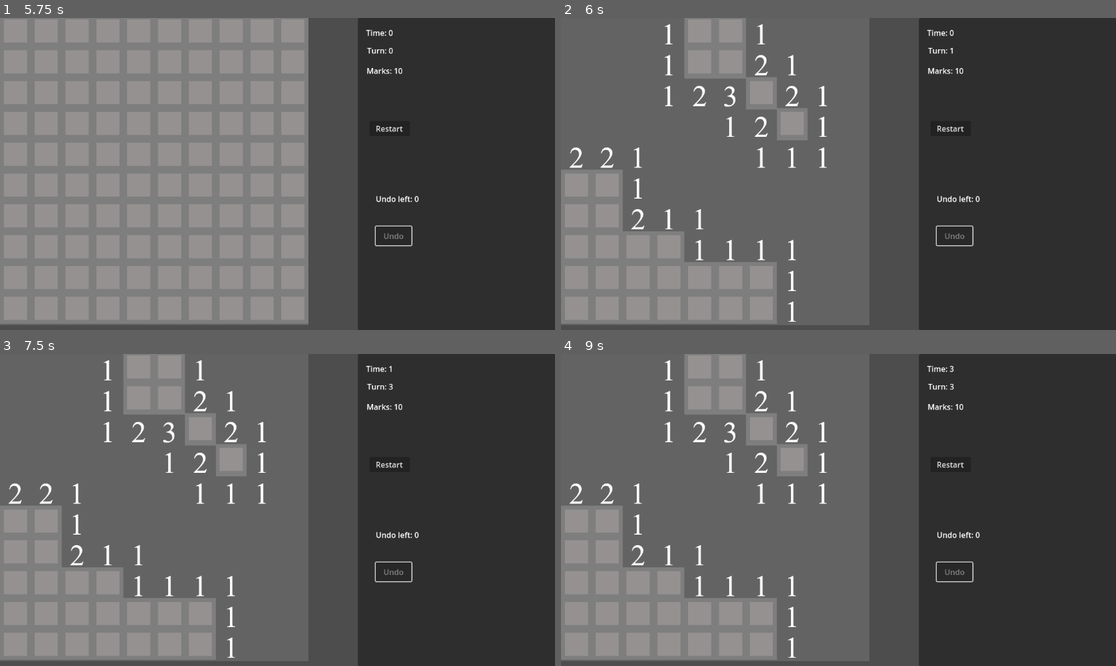
Above: before the commit, frames 1-4 (two rows, left to right).
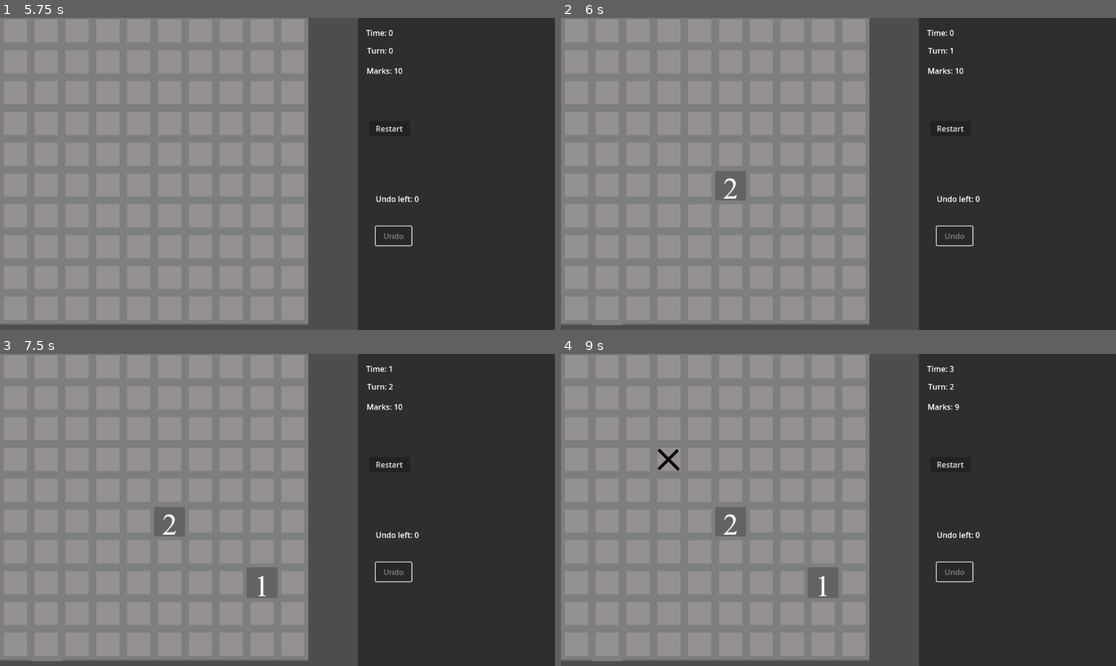
Above: after the commit, the same moments.

Repository: RevanVI/Minesweeper
Game: Godot game, scene res://scenes/minesweep_prototype.tscn
Two runs of this game, one before a commit and one after it. Both use one fixed random seed, a clock stepped at 60 frames per second and the inputs below.
Inputs (mouse positions are in pixels of both pictures, inside the frame that each line leads up to):
- Up to frame 1 (5.75 s): click "Restart" at 0.5 s; click "Restart" at 1.25 s; click "Restart" at 2 s; click "Undo" at 2.75 s; click "Undo" at 3.5 s; click "Undo" at 4.25 s; tap Enter at 5 s; move the mouse to (399, 158) at 5.02 s; press the mouse at (399, 158) at 5.03 s
- Up to frame 2 (6 s): tap Space at 5.75 s; move the mouse to (727, 189) at 5.77 s; release the mouse at (727, 189) at 5.78 s; click (727, 189) at 5.85 s
- Up to frame 3 (7.5 s): tap Enter at 6.5 s; move the mouse to (333, 441) at 6.52 s; hold Right mouse button (RightMouseButton) 6.53-7.28 s; click (333, 441) at 6.8 s; tap Space at 7.25 s; move the mouse to (249, 572) at 7.27 s; click (249, 572) at 7.35 s
- Up to frame 4 (9 s): tap Enter at 8 s; move the mouse to (1005, 556) at 8.02 s; press the mouse at (1005, 556) at 8.03 s; tap Space at 8.75 s; move the mouse to (672, 463) at 8.77 s; release the mouse at (672, 463) at 8.78 s; right-click (672, 463) at 8.85 s

Frame 1 is identical in both runs. In frame 2, 38% of the frame differs, in the area x 0-56%, y 0-99%; in frame 3, 38%; in frame 4, 38%.

Commit message:
Enemy base with random damage Level base resource. Support enemy type and exact count. Stored in GameManager for now Start of infinite game loop Map: support enemy spawn and refactor for future extension Map generator: enemy spawn

Diff:
--- a/content/tilesets/minesweeper_starter.tres
+++ b/content/tilesets/minesweeper_starter.tres
@@ -18,6 +18,9 @@
 1:1/0 = 0
 2:1/0 = 0
 
+[sub_resource type="TileSetScenesCollectionSource" id="TileSetScenesCollectionSource_lw0k6"]
+
 [resource]
 tile_size = Vector2i(64, 64)
 sources/0 = SubResource("TileSetAtlasSource_wck3q")
+sources/1 = SubResource("TileSetScenesCollectionSource_lw0k6")
--- /dev/null
+++ b/scenes/enemies/bomb.tscn
@@ -0,0 +1,12 @@
+[gd_scene load_steps=3 format=3 uid="uid://mxcgjh4wuoq2"]
+
+[ext_resource type="Script" uid="uid://cyhf3wf32xvqc" path="res://scripts/game_logic/enemies/enemy.gd" id="1_fsxe1"]
+[ext_resource type="Texture2D" uid="uid://bmrjfadtrir3f" path="res://content/textures/minsweeper_tiles_starter.png" id="1_qmkdi"]
+
+[node name="Bomb" type="Node2D"]
+script = ExtResource("1_fsxe1")
+
+[node name="Sprite2D" type="Sprite2D" parent="."]
+texture = ExtResource("1_qmkdi")
+region_enabled = true
+region_rect = Rect2(128, 64, 64, 64)
--- /dev/null
+++ b/scenes/enemies/bomb_1.tscn
@@ -0,0 +1,13 @@
+[gd_scene load_steps=3 format=3 uid="uid://c705yxfwgmkyv"]
+
+[ext_resource type="Script" uid="uid://cyhf3wf32xvqc" path="res://scripts/game_logic/enemies/enemy.gd" id="1_rnll6"]
+[ext_resource type="Texture2D" uid="uid://bmrjfadtrir3f" path="res://content/textures/minsweeper_tiles_starter.png" id="2_crwf0"]
+
+[node name="Bomb" type="Node2D"]
+script = ExtResource("1_rnll6")
+
+[node name="Sprite2D" type="Sprite2D" parent="."]
+modulate = Color(0.210738, 0.215611, 1, 1)
+texture = ExtResource("2_crwf0")
+region_enabled = true
+region_rect = Rect2(128, 64, 64, 64)
--- a/scenes/minesweep_prototype.tscn
+++ b/scenes/minesweep_prototype.tscn
@@ -1,12 +1,31 @@
-[gd_scene load_steps=10 format=4 uid="uid://ccosysrpa6d3f"]
+[gd_scene load_steps=15 format=4 uid="uid://ccosysrpa6d3f"]
 
 [ext_resource type="Script" uid="uid://bw7brsh2ne4no" path="res://scripts/game_logic/game_manager.gd" id="1_3whhm"]
 [ext_resource type="Script" uid="uid://dcqrwipyxpal8" path="res://scripts/game_logic/map.gd" id="1_7o4uc"]
 [ext_resource type="TileSet" uid="uid://c3bm3pwixplyp" path="res://content/tilesets/minesweeper_starter.tres" id="1_571c6"]
 [ext_resource type="Script" uid="uid://dacfmm368sqhq" path="res://scripts/game_logic/map_generator.gd" id="2_3whhm"]
 [ext_resource type="Script" uid="uid://cyjfintjqebld" path="res://scripts/gui/battle.gd" id="5_85huv"]
+[ext_resource type="Script" uid="uid://diqmvisuttd5h" path="res://scripts/game_logic/level_info.gd" id="5_b7mkg"]
+[ext_resource type="PackedScene" uid="uid://mxcgjh4wuoq2" path="res://scenes/enemies/bomb.tscn" id="5_x2wux"]
 [ext_resource type="Script" uid="uid://b8ri86hixsvvn" path="res://scripts/game_logic/commands/turn_queue.gd" id="5_xgl0c"]
+[ext_resource type="PackedScene" uid="uid://c705yxfwgmkyv" path="res://scenes/enemies/bomb_1.tscn" id="6_e5u5o"]
 [ext_resource type="Script" uid="uid://c3yjrgdrsgkf" path="res://scripts/gui/undo_gui_anim.gd" id="7_qa7br"]
+
+[sub_resource type="Resource" id="Resource_e5u5o"]
+script = ExtResource("5_b7mkg")
+title = "level 1"
+enemies = Dictionary[PackedScene, int]({
+ExtResource("5_x2wux"): 10
+})
+metadata/_custom_type_script = "uid://diqmvisuttd5h"
+
+[sub_resource type="Resource" id="Resource_7tfgl"]
+script = ExtResource("5_b7mkg")
+title = "Level 2"
+enemies = Dictionary[PackedScene, int]({
+ExtResource("6_e5u5o"): 10
+})
+metadata/_custom_type_script = "uid://diqmvisuttd5h"
 
 [sub_resource type="FastNoiseLite" id="FastNoiseLite_xgl0c"]
 frequency = 0.252
@@ -22,7 +41,6 @@
 script = ExtResource("1_7o4uc")
 cell_tile = Vector2i(0, 1)
 mark_tile = Vector2i(1, 1)
-mine_tile = Vector2i(2, 1)
 empty_tiles = Array[Vector2i]([Vector2i(0, 0), Vector2i(1, 0), Vector2i(2, 0), Vector2i(3, 0), Vector2i(4, 0), Vector2i(5, 0), Vector2i(6, 0), Vector2i(7, 0), Vector2i(8, 0)])
 
 [node name="Board" type="TileMapLayer" parent="Map"]
@@ -39,6 +57,7 @@
 
 [node name="GameManager" type="Node2D" parent="." groups=["GameManager"]]
 script = ExtResource("1_3whhm")
+levels = Array[ExtResource("5_b7mkg")]([SubResource("Resource_e5u5o"), SubResource("Resource_7tfgl")])
 
 [node name="TurnQueue" type="Node" parent="GameManager"]
 script = ExtResource("5_xgl0c")
--- /dev/null
+++ b/scripts/game_logic/commands/enemy_entered_command.gd
@@ -0,0 +1,20 @@
+class_name EnemyEnteredCommand
+extends Command
+
+var _enemy: Enemy
+var _damage: int
+
+
+func _init(enemy: Enemy) -> void:
+	super()
+	_enemy = enemy
+
+
+func _execute() -> void:
+	#map.mark_cell(mark_pos)
+	_damage = _enemy.get_damage()
+	print("Damage taken: "  + str(_damage))
+
+
+func _undo() -> void:
+	print("Damage returned: " + str(_damage))
--- /dev/null
+++ b/scripts/game_logic/enemies/enemy.gd
@@ -0,0 +1,12 @@
+extends Node2D
+class_name Enemy
+
+#
+#func _init() -> void:
+	#print('enemy init here')
+#
+#func _ready() -> void:
+	#print('enemy ready here')
+
+func get_damage() -> int:
+	return randi_range(1, 4)
--- a/scripts/game_logic/game_manager.gd
+++ b/scripts/game_logic/game_manager.gd
@@ -18,13 +18,16 @@
 
 
 @export var map_size: Vector2i = Vector2i(10, 10)
-@export var mines_count: int = 10
+@export var levels: Array[LevelInfo]
 
 
+var current_level: int = 0
+var enemies_count: int = 0
 var mark_count: int = 10
 var undo_count: int = 3
 var battle_time: int = 0
 var game_state: GameState
+var hp: int = 5
 
 
 @onready var map: Map = $"../Map"
@@ -35,7 +38,6 @@
 
 func _ready():
 	turn_queue.turn_changed.connect(_on_turn_end)
-
 	map.size = map_size
 	map.cell_marked.connect(_on_cell_marked)
 	map.cell_opened.connect(_on_cell_opened)
@@ -47,25 +49,37 @@
 		return
 
 	if event.is_action_pressed("LeftMouseButton"):
-		if map.get_cells_total() == map.get_closed_cells():
+		if map.get_cells_total() == map.get_closed_cells_count():
 			map_generator.map_size = map_size
-			map_generator.mines_count = mines_count
 			var cell_pos = map.get_cell_pos(event.global_position)
 			map_generator.generate_map(map, cell_pos)
 			change_game_state(GameState.BATTLE)
 			battle_timer.start()
 
-		map.open_cell_at_global_position(event.global_position)
-		var command = EndTurnCommand.new()
-		turn_queue.add_command(command)
+		if map.open_cell_at_global_position(event.global_position):
+			var command = EndTurnCommand.new()
+			turn_queue.add_command(command)
 	elif event.is_action_pressed("RightMouseButton"):
 		map.mark_cell_global_position(event.global_position)
+
+
+func start_level(level: int) -> void:
+	current_level = level
+	map.reset_board()
+	map.reset_cells()
+	turn_queue.reset()
+	level = min(level, levels.size() - 1)
+	enemies_count = levels[level].get_enemy_count()
+	mark_count = enemies_count
+	mark_count_changed.emit(mark_count)
+	map_generator.set_enemies_info(levels[level].enemies)
+	change_game_state(GameState.START)
 
 
 func restart() -> void:
 	map.reset_board()
 	map.reset_cells()
-	mark_count = mines_count
+	mark_count = enemies_count
 	mark_count_changed.emit(mark_count)
 	battle_timer.stop()
 	battle_time = 0
@@ -73,7 +87,8 @@
 	undo_count = 3
 	undo_count_changed.emit(undo_count)
 	turn_queue.reset()
-	change_game_state(GameState.START)
+	current_level = 0
+	start_level(current_level)
 
 
 func change_game_state(new_state: GameState) -> void:
@@ -89,9 +104,17 @@
 
 
 func check_board_cleared() -> void:
-	if map.get_closed_cells() == mines_count:
-		print("win")
-		change_game_state(GameState.GAME_OVER)
+	var closed_cells: Array[Vector2i] = map.get_closed_cells()
+	if closed_cells.size() > enemies_count:
+		return
+
+	var enemies_cells = map.get_enemis_cells()
+	for i in closed_cells:
+		if i not in enemies_cells:
+			return
+
+	print("Level " + str(current_level) + " completed")
+	call_deferred("start_level", current_level + 1)
 
 
 func _on_battle_timer_timeout() -> void:
@@ -107,13 +130,16 @@
 	mark_count_changed.emit(mark_count)
 
 
-func _on_cell_opened(tile_type) -> void:
-	if tile_type == map.mine_tile:
-		print("Game lost")
-		change_game_state(GameState.GAME_OVER)
-		var command = GameOverCommand.new()
-		command.undo_callback = Callable(self, "revert_game_over")
+func _on_cell_opened(cell_type: Map.CellType, opened_obj: Node = null) -> void:
+	if cell_type == Map.CellType.ENEMY:
+		var command = EnemyEnteredCommand.new(opened_obj as Enemy)
 		turn_queue.add_command(command)
+
+		if hp <= 0:
+			change_game_state(GameState.GAME_OVER)
+			command = GameOverCommand.new()
+			command.undo_callback = Callable(self, "revert_game_over")
+			turn_queue.add_command(command)
 	else:
 		check_board_cleared()
 
--- /dev/null
+++ b/scripts/game_logic/level_info.gd
@@ -0,0 +1,11 @@
+class_name LevelInfo
+extends Resource
+
+@export var title: String
+@export var enemies: Dictionary[PackedScene, int]
+
+func get_enemy_count() -> int:
+	var count = 0
+	for enemy in enemies:
+		count += enemies[enemy]
+	return count
--- a/scripts/game_logic/map.gd
+++ b/scripts/game_logic/map.gd
@@ -2,20 +2,27 @@
 extends Node2D
 
 
-signal cell_opened(board_tile_type)
+signal cell_opened(cell_type: CellType, open_obj: Node)
 signal cell_closed(pos)
 signal cell_marked(value: bool)
 
 
+enum CellType {
+	EMPTY = 0,
+	ENEMY = 1,
+}
+
+
+const ENEMY_COLLECTION_ID = 1
+
+
 @export var cell_tile: Vector2i
 @export var mark_tile: Vector2i
-@export var mine_tile: Vector2i
 @export var empty_tiles: Array[Vector2i]
-
 
 var size: Vector2i = Vector2i(0, 0)
 var _directions: Array[Vector2i] = []
-
+var _enemies: Dictionary[Vector2i, Enemy] = {}
 
 @onready var board: TileMapLayer = $Board
 @onready var cells: TileMapLayer = $Cells
@@ -35,6 +42,7 @@
 	for x in range(size.x):
 		for y in range(size.y):
 			board.set_cell(Vector2i(x,y), 0, empty_tiles[0])
+	_enemies.clear()
 
 
 func build_directions() -> void:
@@ -62,12 +70,14 @@
 	return neighbours
 
 
-func open_cell_at_global_position(global_pos: Vector2) -> void:
+func open_cell_at_global_position(global_pos: Vector2) -> bool:
 	var tile_pos = cells.local_to_map(cells.to_local(global_pos))
 	if cells.get_cell_source_id(tile_pos) != -1:
 		var command = OpenCellsCommand.new(self, tile_pos)
 		#TODO some other way to send commands
 		get_tree().get_first_node_in_group("GameManager").turn_queue.add_command(command)
+		return true
+	return false
 
 
 func open_cell(pos: Vector2i) -> Array[Vector2i]:
@@ -77,13 +87,16 @@
 	if cells.get_cell_atlas_coords(pos) == cell_tile:
 		cells.erase_cell(pos)
 		opened_cells.append(pos)
-		var board_tile_type = board.get_cell_atlas_coords(pos)
-		if board_tile_type == empty_tiles[0]:
-			var res = reveal_empty_neighbours(pos)
-			opened_cells.append_array(res)
-		print("Map: cells opened: " + str(opened_cells))
-		cell_opened.emit(board_tile_type)
-
+		#print("Map: cells opened: " + str(opened_cells))
+		var cell_type = get_cell_type(pos)
+		if cell_type == CellType.ENEMY:
+			cell_opened.emit(cell_type, _enemies[pos])
+		else:
+			var tile_atlas_coords = board.get_cell_atlas_coords(pos)
+			if tile_atlas_coords == empty_tiles[0]:
+				var res = reveal_empty_neighbours(pos)
+				opened_cells.append_array(res)
+			cell_opened.emit(cell_type)
 	return opened_cells
 
 
@@ -134,9 +147,19 @@
 	return size.x * size.y
 
 
-func get_closed_cells() -> int:
+func get_closed_cells_count() -> int:
 	var closed_cells_count = cells.get_used_cells().size()
 	return closed_cells_count
+
+
+func get_closed_cells() -> Array[Vector2i]:
+	var closed_cells = cells.get_used_cells()
+	return closed_cells
+
+
+func get_enemis_cells() -> Array[Vector2i]:
+	var enemies_cells = _enemies.keys()
+	return enemies_cells
 
 
 func get_cell_pos(global_pos: Vector2) -> Vector2i:
@@ -147,11 +170,28 @@
 		return Vector2i(-1, -1)
 
 
-func is_cell_valid_board(cell_pos: Vector2i) -> bool:
+func is_pos_on_board(cell_pos: Vector2i) -> bool:
 	if cell_pos.x < 0 || cell_pos.x >= size.x || \
 			cell_pos.y < 0 || cell_pos.y >= size.y:
 		return false
 	var cell_type = board.get_cell_atlas_coords(cell_pos)
-	if cell_type in empty_tiles or cell_type == mine_tile:
+	if cell_type in empty_tiles or cell_pos in _enemies:
 		return true
 	return false
+
+
+func is_cell_empty(cell_pos: Vector2i) -> bool:
+	var source_id = board.get_cell_source_id(cell_pos)
+	var enemy_on_cell = source_id == ENEMY_COLLECTION_ID \
+			&& board.get_cell_alternative_tile(cell_pos) >= 1
+
+	return not enemy_on_cell
+
+
+func get_cell_type(cell_pos: Vector2i) -> CellType:
+	var tile_atlas_coords = board.get_cell_atlas_coords(cell_pos)
+	var tile_source_id = board.get_cell_source_id(cell_pos)
+	if tile_source_id == 0 && tile_atlas_coords in empty_tiles:
+		return CellType.EMPTY
+	else:
+		return CellType.ENEMY
--- a/scripts/game_logic/map_generator.gd
+++ b/scripts/game_logic/map_generator.gd
@@ -3,53 +3,82 @@
 
 
 var map_size: Vector2i = Vector2i(10, 10)
-var mines_count: int = 10
 var map: Map
+var enemies_info: Dictionary[PackedScene, int] = {}
+var _enemy_id: Dictionary[PackedScene, int] = {}
+
+
+func set_enemies_info(data: Dictionary[PackedScene, int]) -> void:
+	enemies_info = data
 
 
 func generate_map(map_ref: Map, start_pos: Vector2i) -> void:
 	map = map_ref
-	if map.is_cell_valid_board(start_pos) == false:
+	if map.is_pos_on_board(start_pos) == false:
 		return
 	map.size = map_size
 	map.reset_board()
 	map.reset_cells()
-	spawn_mines(start_pos)
+
+	#build scene collection of enemies
+	_enemy_id.clear()
+	var enemy_scene_collection = map.board.tile_set\
+		.get_source(map.ENEMY_COLLECTION_ID) \
+		as TileSetScenesCollectionSource
+	for enemy_scene in enemies_info.keys():
+		var new_id = enemy_scene_collection.create_scene_tile(enemy_scene)
+		_enemy_id[enemy_scene] = new_id
+
+	spawn_enemies(start_pos)
+
+	print(map._enemies)
 
 
-func spawn_mines(start_pos: Vector2i) -> void:
+func spawn_enemies(start_pos: Vector2i) -> void:
 	var excluded_tiles = map.get_neighbour_cells(start_pos)
 	excluded_tiles.append(start_pos)
 
 	var all_empty_tiles = map.board.get_used_cells_by_id(0, map.empty_tiles[0])
 
-	var i = 0
-	while i < mines_count:
-		var random_pos = all_empty_tiles.pick_random()
-		all_empty_tiles.erase(random_pos)
-		if random_pos in excluded_tiles:
-			continue
-		if is_tile_mine_valid(random_pos):
-			spawn_mine_at_pos(random_pos)
-			i += 1
+	for enemy_scene in enemies_info:
+		var enemy_count = enemies_info[enemy_scene]
+
+		for i in range(0, enemy_count):
+			var random_pos = all_empty_tiles.pick_random()
+			all_empty_tiles.erase(random_pos)
+			if random_pos in excluded_tiles:
+				continue
+			if is_tile_mine_valid(random_pos):
+				spawn_enemy_at_pos(random_pos, enemy_scene)
 
 
 func is_tile_mine_valid(pos) -> bool:
-	var tile_data = map.board.get_cell_atlas_coords(pos)
-	if tile_data == map.mine_tile:
-		return false
-	else:
-		return true
+	return map.is_cell_empty(pos)
 
 
-func spawn_mine_at_pos(pos) -> void:
-	map.board.set_cell(pos, 0, map.mine_tile)
+func spawn_enemy_at_pos(pos, enemy_scene: PackedScene) -> void:
+	#print("set cell here")
+	var enemy_collection_id = _enemy_id[enemy_scene]
+	map.board.set_cell(pos, map.ENEMY_COLLECTION_ID, Vector2i(0, 0), enemy_collection_id)
+
+	#tilemap updates at the end of the frame
+	#this mean that _ready() on spawned scene will be called only then
+	#direct call update_internals() forcing tilemap update
+	#this can cause problems on big maps
+	#TODO: check on big map, make it better and frame independent?
+	map.board.update_internals()
+
+	var last_ind = map.board.get_child_count()
+	var child_scene = map.board.get_children()[last_ind - 1] as Enemy
+	map._enemies[pos] = child_scene
+
 	for x in range(-1, 2):
 		for y in range(-1, 2):
 			if x == 0 && y == 0:
 				continue
 			var neighbour_pos = Vector2i(pos.x + x, pos.y + y)
-			var atlas_pos = map.board.get_cell_atlas_coords(neighbour_pos)
-			if atlas_pos != map.mine_tile:
+			if map.is_cell_empty(neighbour_pos):
+				var atlas_pos = map.board.get_cell_atlas_coords(neighbour_pos)
 				atlas_pos = Vector2i(atlas_pos.x + 1, atlas_pos.y)
 				map.board.set_cell(neighbour_pos, 0, atlas_pos)
+	#print("end spawn here")
Not shown: 1 places in content/tilesets/minesweeper_starter.tres that only renumber resources
Not shown, added: scripts/game_logic/commands/enemy_entered_command.gd.uid
Not shown, added: scripts/game_logic/enemies/enemy.gd.uid
Not shown, added: scripts/game_logic/level_info.gd.uid
